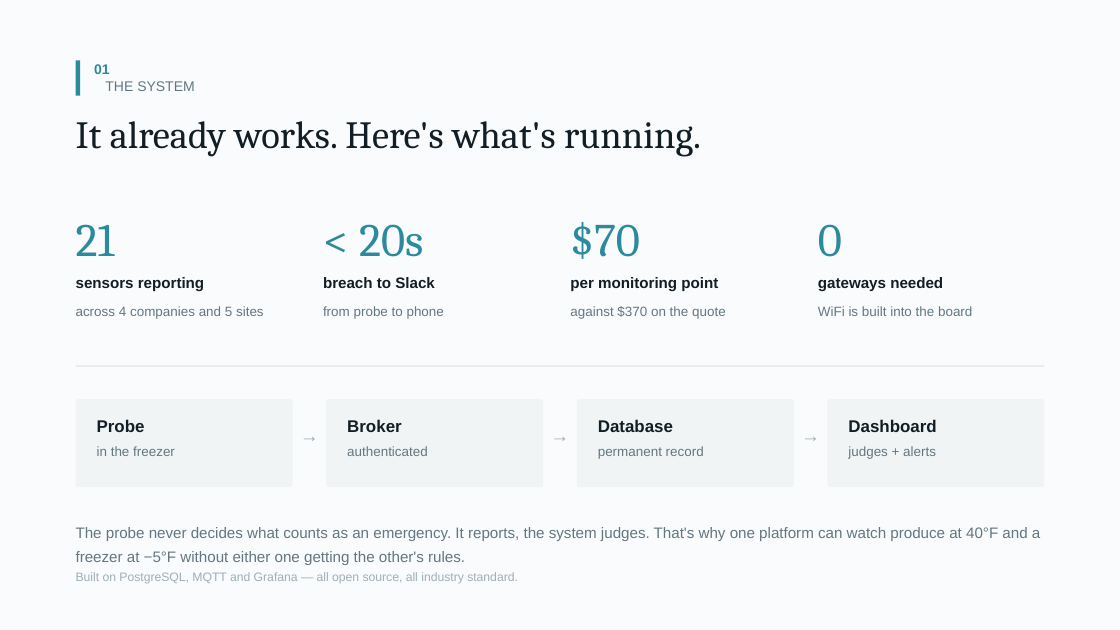
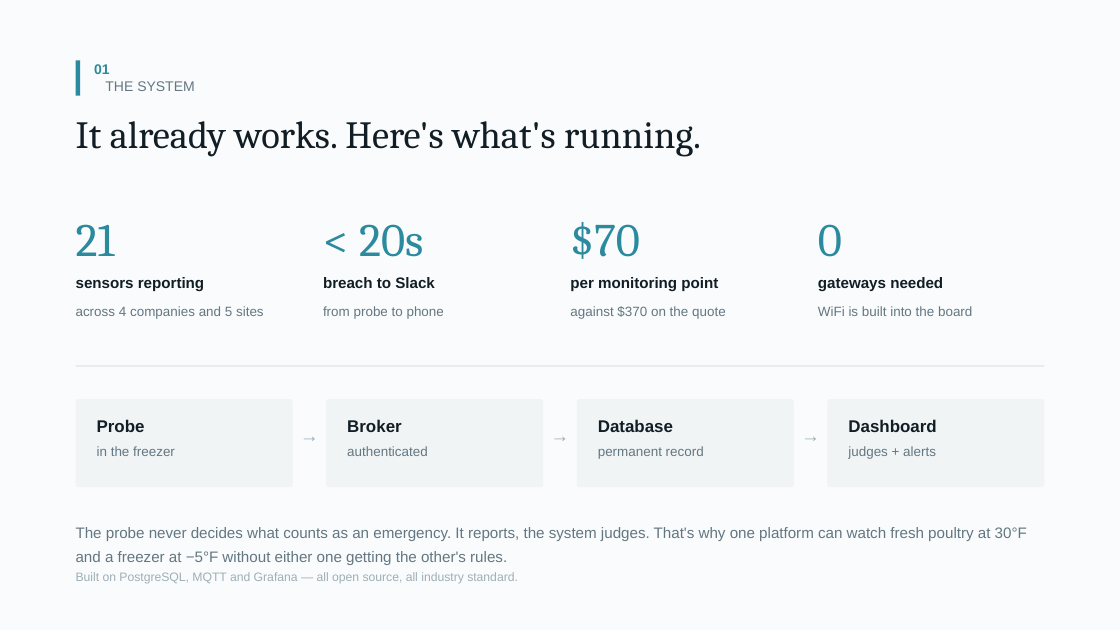
Before and after one commit to jjlavigne/lilygo_temp_sensor_backend, a slide deck: slide 2 of presentation/Fleet-Temperature-Monitoring.pptx. Drawn at 1120x630 pixels with LibreOffice and Linux fonts; fonts in the diff are those of the drawing. Boxes give left, top, right and bottom in pixels: in the first picture for what was removed or moved away, otherwise in the second. Text is boxed around its words. In the diff, an @@ line names an element or a change of style, - is before the commit and + after.

```diff
--- a/presentation/Fleet-Temperature-Monitoring.pptx
+++ b/presentation/Fleet-Temperature-Monitoring.pptx
@@ text at (x1=76, y1=527, x2=1027, y2=565): text changed @@
-The probe never decides what counts as an emergency. It reports, the system judges. That's why one platform can watch produce at 40°F and a freezer at −5°F without either one getting the other's rules.
+The probe never decides what counts as an emergency. It reports, the system judges. That's why one platform can watch fresh poultry at 30°F and a freezer at −5°F without either one getting the other's rules.
```
Also in this commit, not shown: 2 other slides changed, 2 other files.
